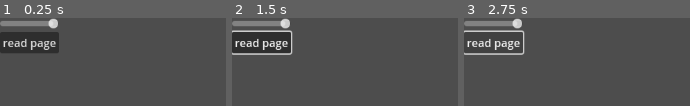
Above: before the commit, frames 1-3 (left to right).
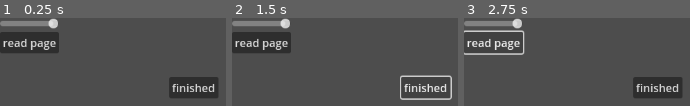
Above: after the commit, the same moments.

Repository: SnekOfSpice/dialog-parser
Game: Godot game, scene res://testing/test.tscn
The game is run twice, just before and just after one commit, with the same random seed, the same clock (stepped at 60 frames per second) and the same inputs.
Inputs (mouse positions are in pixels of both pictures, inside the frame that each line leads up to):
- Up to frame 1 (0.25 s): no input
- Up to frame 2 (1.5 s): click "read page" at 0.5 s; click (426, 87) at 1.25 s, where only the run after the commit has a clickable "finished"
- Up to frame 3 (2.75 s): click "read page" at 2 s

The runs differ from the first frame. In frame 1, 4.7% of the frame differs, in the area x 74-97%, y 67-91%; in frame 2, 3.6%; in frame 3, 4.7%.
Error before the commit: Attempt to call function 'get_as_text' in base 'null instance' on a null instance. (res://src/parser.gd:20)
Error after the commit: Attempt to call function 'get_as_text' in base 'null instance' on a null instance. (res://src/parser.gd:31)

Commit message:
start implementing line reader

Diff:
--- /dev/null
+++ b/src/line_reader.gd
@@ -0,0 +1,66 @@
+extends Control
+
+
+signal line_finished(line_index)
+
+var line_data := {}
+
+var line_index
+
+func _ready() -> void:
+	Parser.connect("read_new_line", read_new_line)
+	Parser.connect("terminate_page", close)
+	Parser.open_connection()
+
+func close(_terminating_page):
+	prints("closing page ", _terminating_page)
+
+func read_new_line(new_line: Dictionary):
+	line_data = new_line
+	line_index = new_line.get("meta.line_index")
+
+	# conditionals if it even gets shown etc
+	var conditional_behavior = line_data.get("conditionals")
+	var args = conditional_behavior.get("operand_args")
+	var facts_to_check = conditional_behavior.get("facts")
+	if facts_to_check.keys().size() > 0:
+		var is_condition_true := true
+		var operand_key = conditional_behavior.get("operand_key")
+		#match
+
+	handle_header(line_data.get("header"))
+
+	var line_type = int(line_data.get("line_type"))
+	var content = line_data.get("content").get("content")
+	var content_name = line_data.get("content").get("name") # wtf is this
+	print(line_data)
+	match line_type:
+		Parser.LineType.Text:
+			print("text")
+		Parser.LineType.Choice:
+			print("choice")
+		Parser.LineType.Instruction:
+			print("instruction")
+
+	# register facts
+	line_data.get("facts")
+
+func handle_header(header: Array):
+	print(header)
+
+func chunkify(line) -> Array:
+	var line_type = int(line.get("line_type"))
+	print(line)
+	match line_type:
+		Parser.LineType.Text:
+			print("text")
+		Parser.LineType.Choice:
+			print("choice")
+		Parser.LineType.Instruction:
+			print("instruction")
+	return []
+
+
+
+func _on_finished_button_pressed() -> void:
+	emit_signal("line_finished", line_index)
--- /dev/null
+++ b/src/line_reader.tscn
@@ -0,0 +1,23 @@
+[gd_scene load_steps=2 format=3 uid="uid://bb8yvsx0g14vl"]
+
+[ext_resource type="Script" path="res://src/line_reader.gd" id="1_f2s5m"]
+
+[node name="LineReader" type="Control" groups=["LineListener"]]
+layout_mode = 3
+anchors_preset = 15
+anchor_right = 1.0
+anchor_bottom = 1.0
+grow_horizontal = 2
+grow_vertical = 2
+script = ExtResource("1_f2s5m")
+
+[node name="DebugSim" type="VBoxContainer" parent="."]
+layout_mode = 0
+offset_right = 40.0
+offset_bottom = 40.0
+
+[node name="FinishedButton" type="Button" parent="DebugSim"]
+layout_mode = 2
+text = "finished"
+
+[connection signal="pressed" from="DebugSim/FinishedButton" to="." method="_on_finished_button_pressed"]
--- a/src/parser.gd
+++ b/src/parser.gd
@@ -13,7 +13,18 @@
 var lines := []
 var line_chunks := []
 
+var facts := {}
+
+var max_line_index_on_page := 0
+
 const MAX_LINE_LENGTH := 10
+
+enum LineType {
+	Text, Choice, Instruction
+}
+
+signal read_new_line(line)
+signal terminate_page(page_index)
 
 func _ready() -> void:
 	var file = FileAccess.open(source_path, FileAccess.READ)
@@ -35,15 +46,33 @@
 	if not page_data.keys().has(number):
 		push_warning("number not in page data")
 		return
+
 	page_index = number
 	lines = page_data.get(page_index).get("lines")
+	max_line_index_on_page = lines.size() - 1
+
 	line_index = 0
 	read_line(line_index)
 
 func read_line(index: int):
-	line_chunks = chunkify(lines[index])
-	chunk_index = 0
+	emit_signal("read_new_line", lines[index])
 
-func chunkify(line: String) -> Array:
-	print(line)
-	return []
+func read_next_line(finished_line_index: int):
+	if finished_line_index > max_line_index_on_page:
+		var do_terminate = bool(page_data.get(page_index).get("terminate"))
+		if do_terminate:
+			emit_signal("terminate_page", page_index)
+		else:
+			if page_data.keys().has(page_index + 1):
+				read_page(page_index + 1)
+			else:
+				emit_signal("terminate_page", page_index)
+				push_warning(str("tried to read non-existent page ", page_index + 1, " after non-terminating page ", page_index))
+		return
+	read_line(finished_line_index + 1)
+
+
+
+func open_connection():
+	for l in get_tree().get_nodes_in_group("LineListener"):
+		l.connect("line_finished", read_next_line)
--- a/testing/test.tscn
+++ b/testing/test.tscn
@@ -1,11 +1,19 @@
-[gd_scene load_steps=2 format=3 uid="uid://dm1cyjgt31jwc"]
+[gd_scene load_steps=3 format=3 uid="uid://dm1cyjgt31jwc"]
 
 [ext_resource type="Script" path="res://testing/test.gd" id="1_yrxdv"]
+[ext_resource type="PackedScene" uid="uid://bb8yvsx0g14vl" path="res://src/line_reader.tscn" id="2_apb2i"]
 
 [node name="Test" type="Control"]
 layout_mode = 3
 anchors_preset = 0
 script = ExtResource("1_yrxdv")
+
+[node name="LineReader" parent="." instance=ExtResource("2_apb2i")]
+layout_mode = 1
+offset_left = 244.0
+offset_top = 85.0
+offset_right = 244.0
+offset_bottom = 85.0
 
 [node name="VBoxContainer" type="VBoxContainer" parent="."]
 layout_mode = 0
